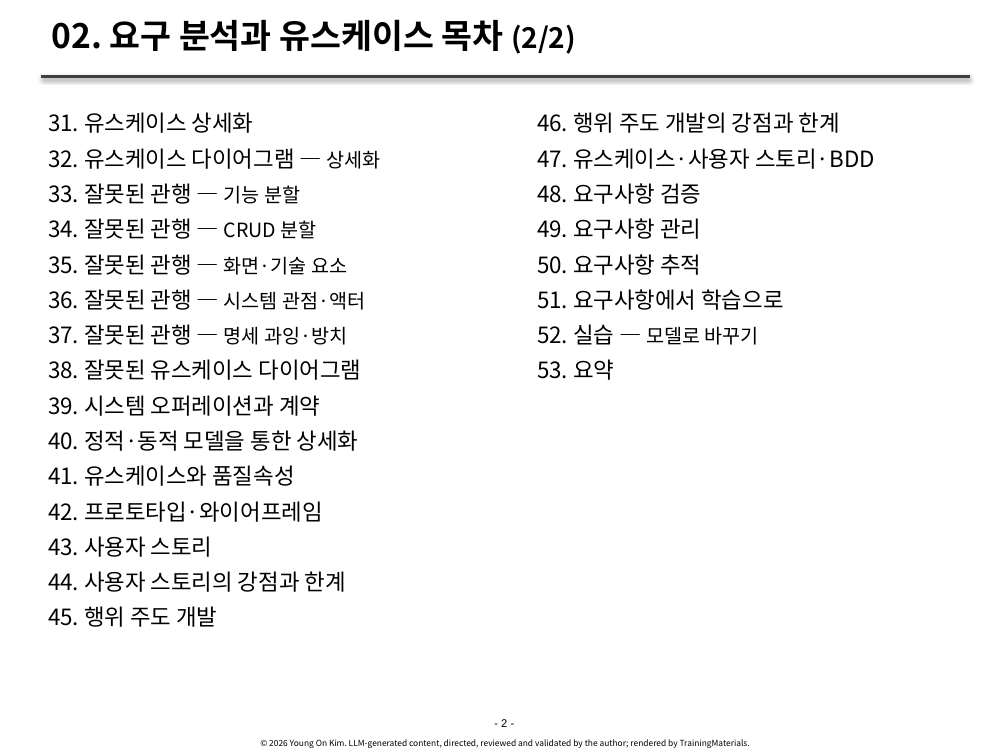
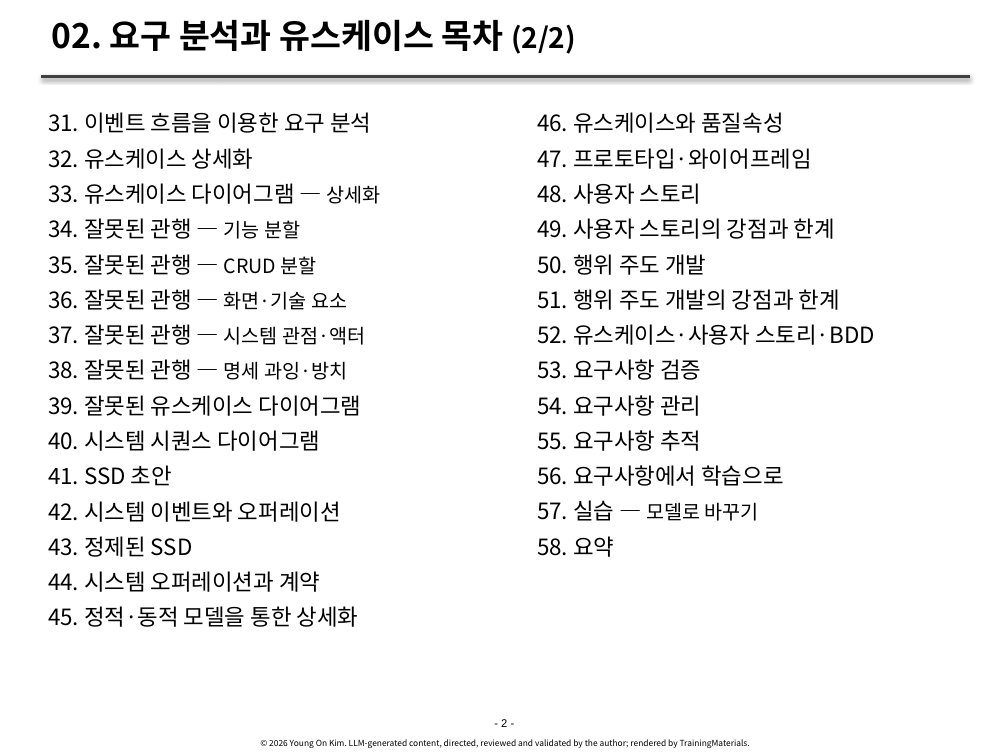
Before and after one commit to YoungSan77/TrainingMaterials, a slide deck: slide 2 of courses/ooad/sessions/s02.pptx. Drawn at 1008x756 pixels with LibreOffice and Linux fonts; fonts in the diff are those of the drawing. Boxes give left, top, right and bottom in pixels: in the first picture for what was removed or moved away, otherwise in the second. Text is boxed around its words. In the diff, an @@ line names an element or a change of style, - is before the commit and + after.

```diff
--- a/courses/ooad/sessions/s02.pptx
+++ b/courses/ooad/sessions/s02.pptx
@@ text at [48, 112, 380, 627]: text changed @@
-  31. 유스케이스 상세화
-  32. 유스케이스 다이어그램 — 상세화
-  33. 잘못된 관행 — 기능 분할
-  34. 잘못된 관행 — CRUD 분할
-  35. 잘못된 관행 — 화면·기술 요소
-  36. 잘못된 관행 — 시스템 관점·액터
-  37. 잘못된 관행 — 명세 과잉·방치
-  38. 잘못된 유스케이스 다이어그램
-  39. 시스템 오퍼레이션과 계약
-  40. 정적·동적 모델을 통한 상세화
-  41. 유스케이스와 품질속성
-  42. 프로토타입·와이어프레임
-  43. 사용자 스토리
-  44. 사용자 스토리의 강점과 한계
-  45. 행위 주도 개발
+  31. 이벤트 흐름을 이용한 요구 분석
+  32. 유스케이스 상세화
+  33. 유스케이스 다이어그램 — 상세화
+  34. 잘못된 관행 — 기능 분할
+  35. 잘못된 관행 — CRUD 분할
+  36. 잘못된 관행 — 화면·기술 요소
+  37. 잘못된 관행 — 시스템 관점·액터
+  38. 잘못된 관행 — 명세 과잉·방치
+  39. 잘못된 유스케이스 다이어그램
+  40. 시스템 시퀀스 다이어그램
+  41. SSD 초안
+  42. 시스템 이벤트와 오퍼레이션
+  43. 정제된 SSD
+  44. 시스템 오퍼레이션과 계약
+  45. 정적·동적 모델을 통한 상세화
@@ text at [537, 112, 875, 557]: text changed @@
-  46. 행위 주도 개발의 강점과 한계
-  47. 유스케이스·사용자 스토리·BDD
-  48. 요구사항 검증
-  49. 요구사항 관리
-  50. 요구사항 추적
-  51. 요구사항에서 학습으로
-  52. 실습 — 모델로 바꾸기
-  53. 요약
+  46. 유스케이스와 품질속성
+  47. 프로토타입·와이어프레임
+  48. 사용자 스토리
+  49. 사용자 스토리의 강점과 한계
+  50. 행위 주도 개발
+  51. 행위 주도 개발의 강점과 한계
+  52. 유스케이스·사용자 스토리·BDD
+  53. 요구사항 검증
+  54. 요구사항 관리
+  55. 요구사항 추적
+  56. 요구사항에서 학습으로
+  57. 실습 — 모델로 바꾸기
+  58. 요약
```
Also in this commit, not shown: 47 other slides changed, 10 slides added, 2 slides removed, 11 other files.
